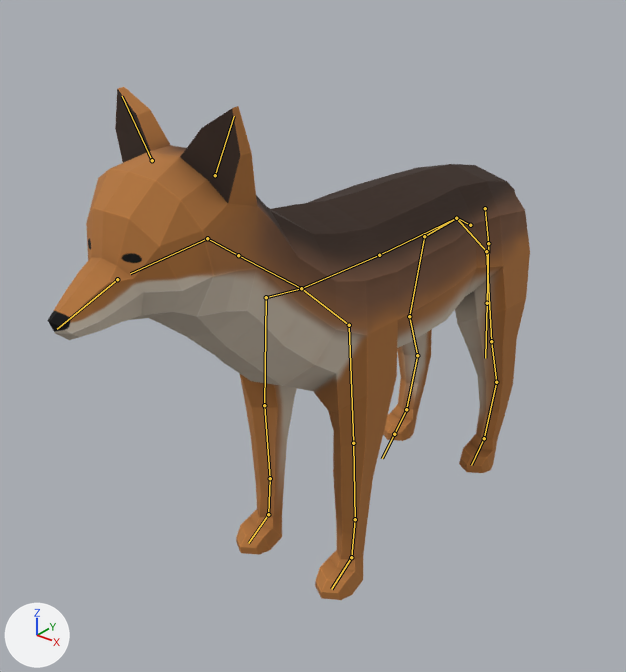
The FBX model Assets/Art/3D/Coyote/Coyotye_Animated.fbx: old version first, new version second.
Both versions are drawn from a camera (50 mm lens) standing at (2.68, -3.95, 3.53) and looking at (-0.24, -0.3, 1.27). Lighting does not change. The marker at lower left points along +X, +Y and +Z. The first picture is the older version. Both versions are drawn at frame 2 of the action 'Armature|Coyotye_Jump'; the numbers are the values there. The bones that change, and the others that lie on the model, are drawn over the model as lines.

In view in the first picture: 'Coyote'.
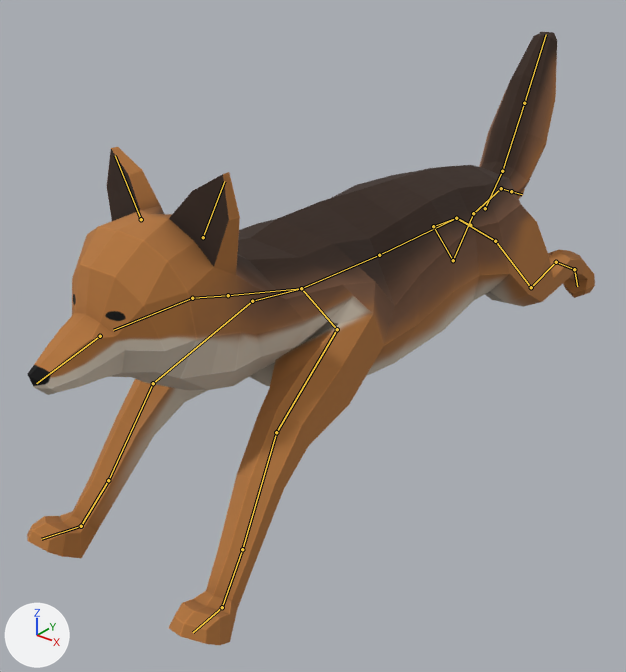
Location of each change, [x1, y1, x2, y2] in pixels of the pictures (626 x 672 px):
'Coyote', posed (18% wider, 19% taller): before [47, 87, 530, 600]; after [27, 32, 595, 645]
bone 'Neck', root to tip: before (301, 288) to (238, 255); after (301, 288) to (228, 295)
bone 'Head', root to tip: before (207, 238) to (130, 273); after (192, 298) to (113, 330)
bone 'FrontLeg.001.R', root to tip: before (301, 288) to (266, 297); after (301, 288) to (252, 301)
bone 'FrontLeg.002.R', root to tip: before (266, 297) to (264, 405); after (252, 301) to (153, 383)
bone 'FrontLeg.003.R', root to tip: before (264, 405) to (270, 478); after (153, 383) to (108, 480)
bone 'FrontLeg.001.L', root to tip: before (301, 288) to (349, 325); after (301, 288) to (337, 329)
bone 'FrontLeg.002.L', root to tip: before (349, 325) to (353, 443); after (337, 329) to (276, 432)
bone 'FrontLeg.003.L', root to tip: before (353, 443) to (355, 519); after (276, 432) to (242, 549)
bone 'BackLeg.001.R', root to tip: before (456, 218) to (424, 236); after (456, 218) to (433, 226)
bone 'BackLeg.002.R', root to tip: before (424, 236) to (409, 316); after (433, 226) to (453, 260)
bone 'BackLeg.003.R', root to tip: before (409, 316) to (417, 355); after (453, 260) to (473, 213)
bone 'Tail', root to tip: before (485, 208) to (488, 243); after (485, 208) to (502, 171)
bone 'Tail.001', root to tip: before (488, 243) to (487, 303); after (502, 171) to (524, 103)
bone 'BackLeg.001.L', root to tip: before (456, 218) to (486, 251); after (456, 218) to (495, 241)
bone 'BackLeg.002.L', root to tip: before (486, 251) to (491, 341); after (495, 241) to (531, 287)
bone 'BackLeg.003.L', root to tip: before (491, 341) to (496, 382); after (531, 287) to (556, 262)

The edits, one by one:
Bone 'Neck' (bone_neck) turns from (0, 0, 0) to (20, 0, 0) degrees about its own x, y and z.
Bone 'Head' (bone_head) turns from (0, 0, 0) to (-24, 0, 0) degrees about its own x, y and z.
Bone 'FrontLeg.001.R' (bone_frontleg_001_r) turns from (0, 0, 0) to (-24, 38, -10) degrees about its own x, y and z.
Bone 'FrontLeg.002.R' (bone_frontleg_002_r) turns from (0, 0, 0) to (-24, 6, 4) degrees about its own x, y and z.
Bone 'FrontLeg.003.R' (bone_frontleg_003_r) turns from (0, 0, 0) to (29, 0, 0) degrees about its own x, y and z.
Bone 'FrontLeg.001.L' (bone_frontleg_001_l) turns from (0, 0, 0) to (-23, -37, 10) degrees about its own x, y and z.
Bone 'FrontLeg.002.L' (bone_frontleg_002_l) turns from (0, 0, 0) to (-28, -11, -6) degrees about its own x, y and z.
Bone 'FrontLeg.003.L' (bone_frontleg_003_l) turns from (0, 0, 0) to (32, 1, -1) degrees about its own x, y and z.
Bone 'BackLeg.001.R' (bone_backleg_001_r) turns from (0, 0, 0) to (25, -29, -6) degrees about its own x, y and z.
Bone 'BackLeg.002.R' (bone_backleg_002_r) turns from (0, 0, 0) to (11, -2, 0) degrees about its own x, y and z.
Bone 'BackLeg.003.R' (bone_backleg_003_r) turns from (0, 0, 0) to (70, 0, 0) degrees about its own x, y and z.
Bone 'Tail' (bone_tail) turns from (0, 0, 0) to (115, 0, 0) degrees about its own x, y and z.
Bone 'Tail.001' (bone_tail_001) turns from (0, 0, 0) to (29, 0, 0) degrees about its own x, y and z.
Bone 'BackLeg.001.L' (bone_backleg_001_l) turns from (0, 0, 0) to (25, 29, 6) degrees about its own x, y and z.
Bone 'BackLeg.002.L' (bone_backleg_002_l) turns from (0, 0, 0) to (6, 1, 0) degrees about its own x, y and z.
Bone 'BackLeg.003.L' (bone_backleg_003_l) turns from (0, 0, 0) to (37, 0, 0) degrees about its own x, y and z.
